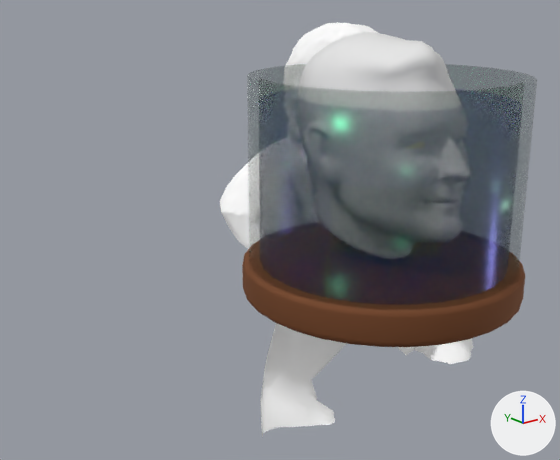
The FBX model Assets/ElectricalVRTests/elec_tero/elec_tero.fbx, before and after one commit.
Rendered twice from a camera (50 mm lens) standing at (-2.04, -1.99, 1.15) and looking at (0.01, 0.57, 0.12). The lights are fixed; the arrows at lower right show +X, +Y and +Z. Where no turn or scale is listed for an object, it has been applied to the vertices.

Names of what the first picture shows: 'Tero_head', 'Tero_jar', 'original_scan'.
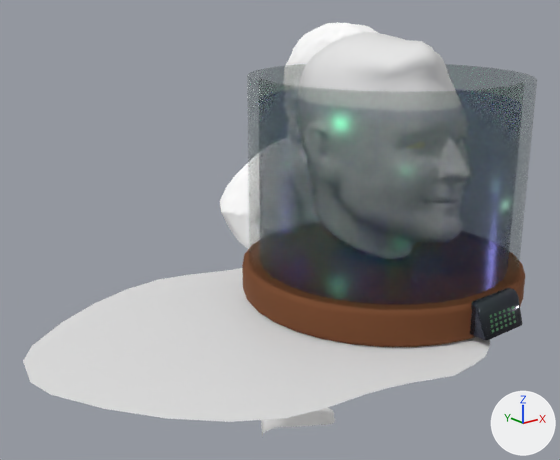
Diff of the bpy script that builds the scene:
```diff
--- a/Assets/ElectricalVRTests/elec_tero/elec_tero.fbx.py
+++ b/Assets/ElectricalVRTests/elec_tero/elec_tero.fbx.py
@@ img_tero_speaker_diffuse_png @@
+img_tero_speaker_diffuse_png = load_image('Tero_speaker_diffuse.png', 'Tero_speaker_diffuse.png', 2048, 2048, 'sRGB')
@@ img_tero_speaker_emission_png @@
+img_tero_speaker_emission_png = load_image('Tero_speaker_emission.png', 'Tero_speaker_emission.png', 2048, 2048, 'Non-Color')
@@ img_tero_speaker_metallic_png @@
+img_tero_speaker_metallic_png = load_image('Tero_speaker_metallic.png', 'Tero_speaker_metallic.png', 2048, 2048, 'Non-Color')
@@ mat_skin_tero_speaker @@
+mat_skin_tero_speaker = bpy.data.materials.new('skin_tero_speaker')
+# colours: dark green #386042
+# uses the picture img_tero_speaker_diffuse_png
+# uses the picture img_tero_speaker_emission_png
+# uses the picture img_tero_speaker_metallic_png
@@ mat_skin_tero_puddle @@
+mat_skin_tero_puddle = principled_material('skin_tero_puddle')
+mat_skin_tero_puddle.base_color = (0.8, 0.8, 0.8)  # white #e7e7e7
@@ me_cube_003 @@
+me_cube_003.from_pydata(...)  # 48 vertices, 92 faces; spans x -0.054..0.162, y -0.589..-0.521, z 0.03..0.149
+me_cube_003.materials.append(mat_skin_tero_speaker)
@@ me_plane_001 @@
+me_plane_001.from_pydata(...)  # 36 vertices, 34 faces; spans x -1.32..0.31, y -0.65..0.64, z 0.01
+me_plane_001.materials.append(mat_skin_tero_puddle)  # white #e7e7e7
@@ ob_tero_speaker @@
+ob_tero_speaker = bpy.data.objects.new('Tero_speaker', me_cube_003)
+ob_tero_speaker.location = (0.0, 0.0, 0.0)
@@ ob_tero_puddle @@
+ob_tero_puddle = bpy.data.objects.new('Tero_puddle', me_plane_001)
+ob_tero_puddle.location = (0.0, 0.0, 0.0)
```

Pixel boxes (x1, y1, x2, y2) of what changed, in the pictures (560 x 460 px):
'Tero_puddle', added
    after: (23, 268, 490, 422)
'Tero_speaker', added
    after: (470, 288, 523, 341)
'original_scan', unchanged, covered by the edit
    before: (220, 22, 473, 436)
    after: (220, 22, 378, 436)
